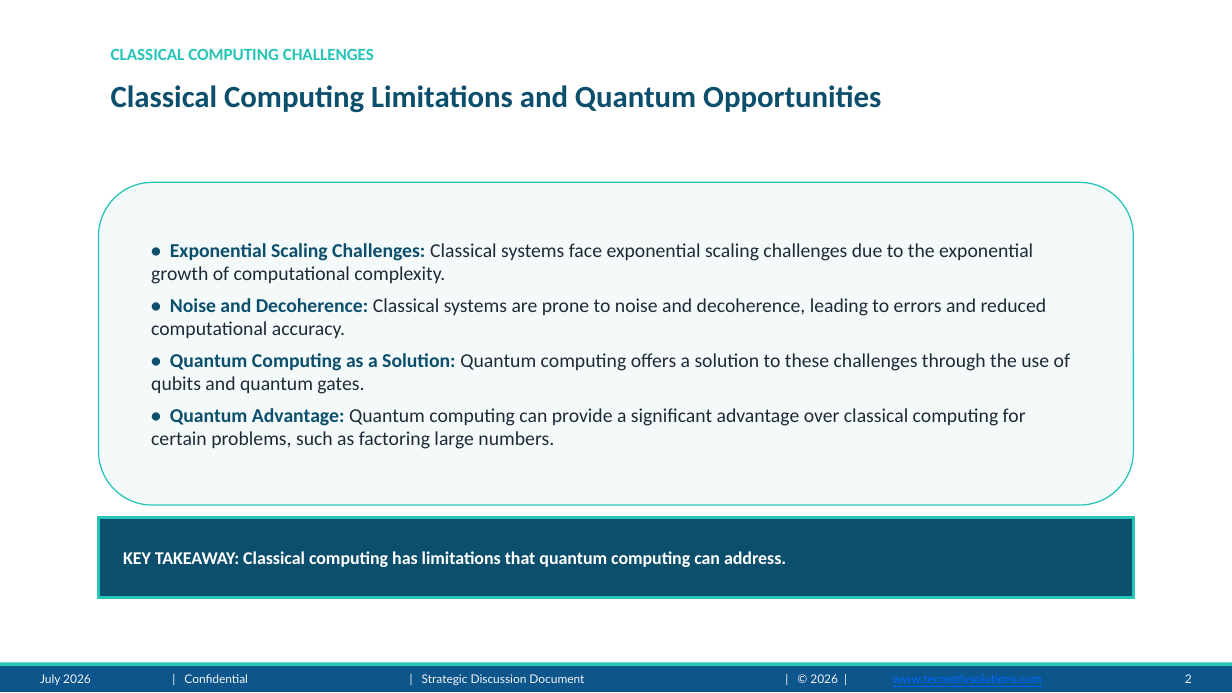
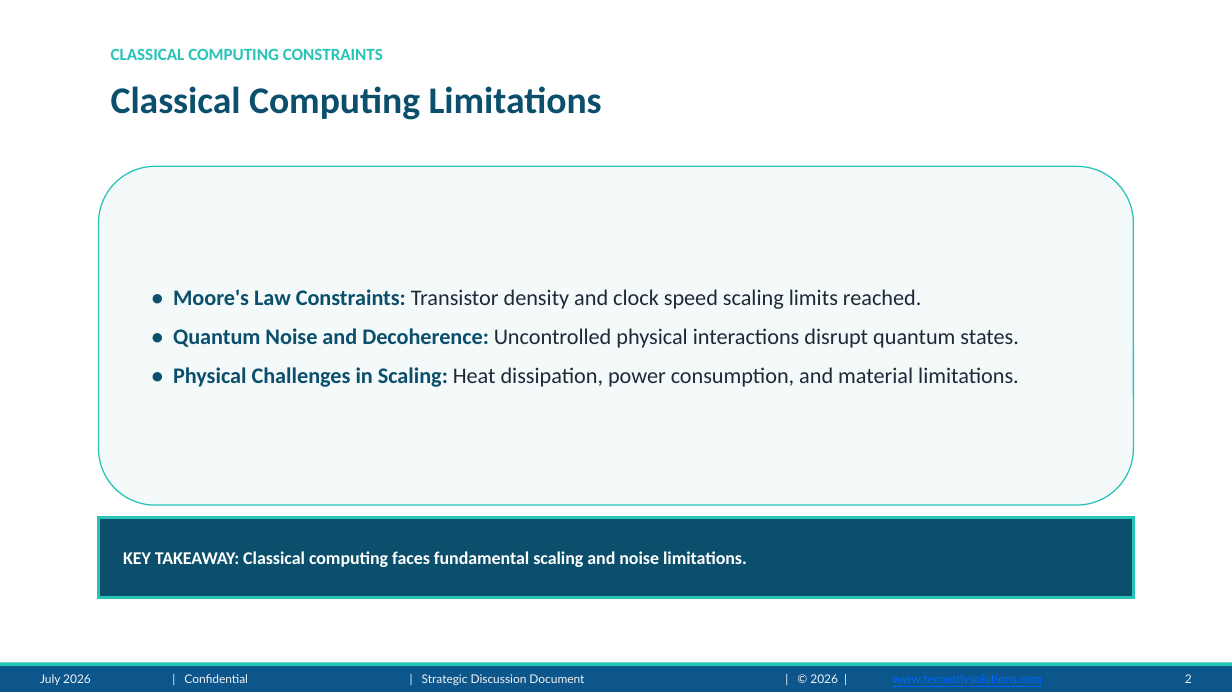
Before and after one commit to adityarana121/Presentation-Maker-agent, a slide deck: slide 2 of output/Quantum_Computing_presentation.pptx. Drawn at 1232x693 pixels with LibreOffice and Linux fonts; fonts in the diff are those of the drawing; background and template pictures are left out. Boxes give left, top, right and bottom in pixels: in the first picture for what was removed or moved away, otherwise in the second. Text is boxed around its words. In the diff, an @@ line names an element or a change of style, - is before the commit and + after.

```diff
--- a/output/Quantum_Computing_presentation.pptx
+++ b/output/Quantum_Computing_presentation.pptx
@@ text at box(111, 48, 383, 60): text changed @@
-CLASSICAL COMPUTING CHALLENGES
+CLASSICAL COMPUTING CONSTRAINTS
@@ text at box(111, 86, 602, 120): text changed; size 18 to 22 pt @@
-Classical Computing Limitations and Quantum Opportunities
+Classical Computing Limitations
@@ rounded rectangle "• Moore's Law Constraints: Transistor ...": place and size @@
-rounded rectangle "• Moore's Law Constraints: Transistor ..." at box(99, 182, 1133, 505)
+rounded rectangle "• Moore's Law Constraints: Transistor ..." at box(99, 166, 1133, 505)
@@ text in rounded rectangle at box(173, 289, 1019, 387): text changed; size 11.5 to 13 pt @@
-• Exponential Scaling Challenges: Classical systems face exponential scaling challenges due to the exponential growth of computational complexity.
-• Noise and Decoherence: Classical systems are prone to noise and decoherence, leading to errors and reduced computational accuracy.
-• Quantum Computing as a Solution: Quantum computing offers a solution to these challenges through the use of qubits and quantum gates.
-• Quantum Advantage: Quantum computing can provide a significant advantage over classical computing for certain problems, such as factoring large numbers.
+• Moore's Law Constraints: Transistor density and clock speed scaling limits reached.
+• Quantum Noise and Decoherence: Uncontrolled physical interactions disrupt quantum states.
+• Physical Challenges in Scaling: Heat dissipation, power consumption, and material limitations.
@@ text in rectangle at box(123, 551, 747, 567): text changed @@
-KEY TAKEAWAY: Classical computing has limitations that quantum computing can address.
+KEY TAKEAWAY: Classical computing faces fundamental scaling and noise limitations.
```
Also in this commit, not shown: 7 other slides changed, 4 other files.
